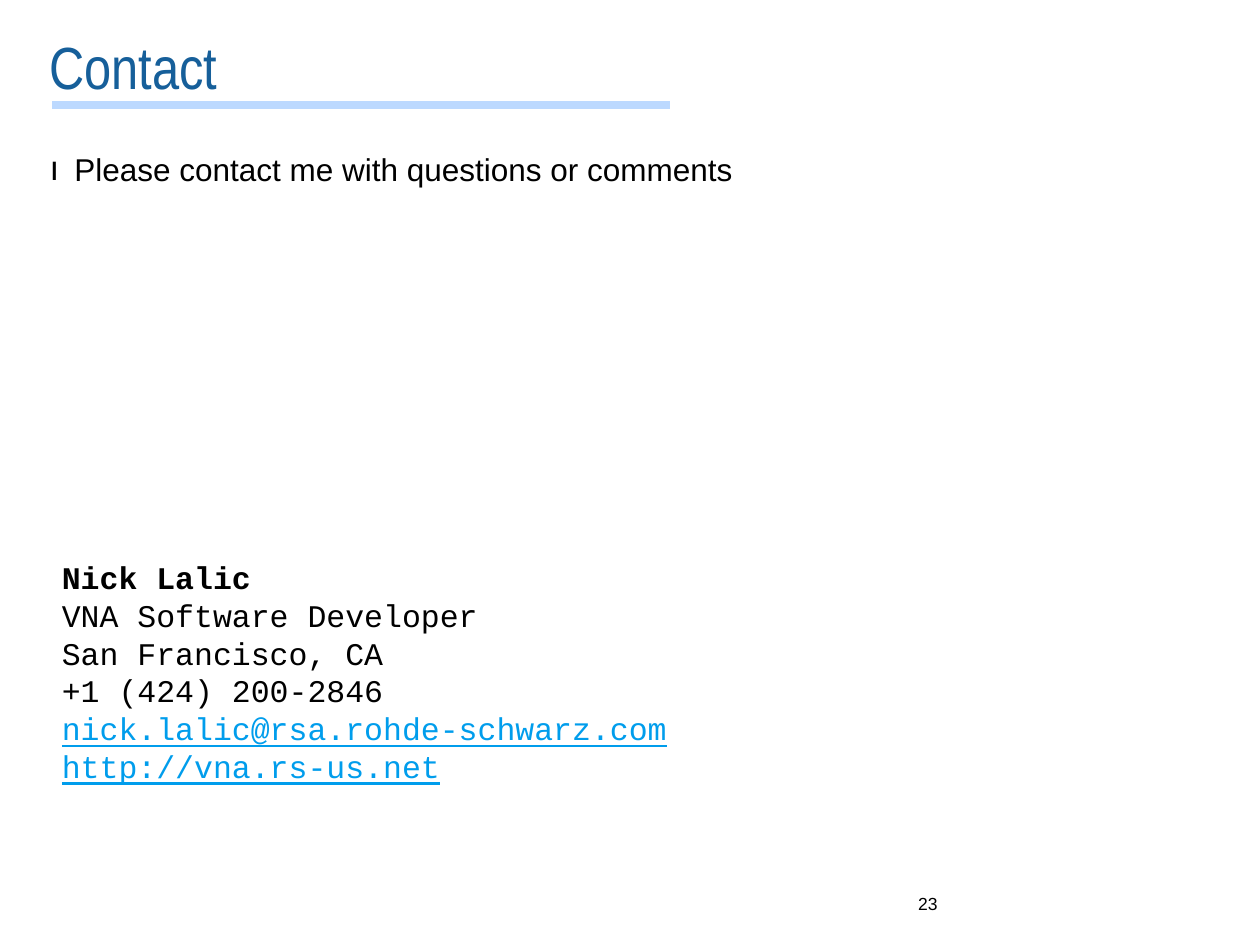
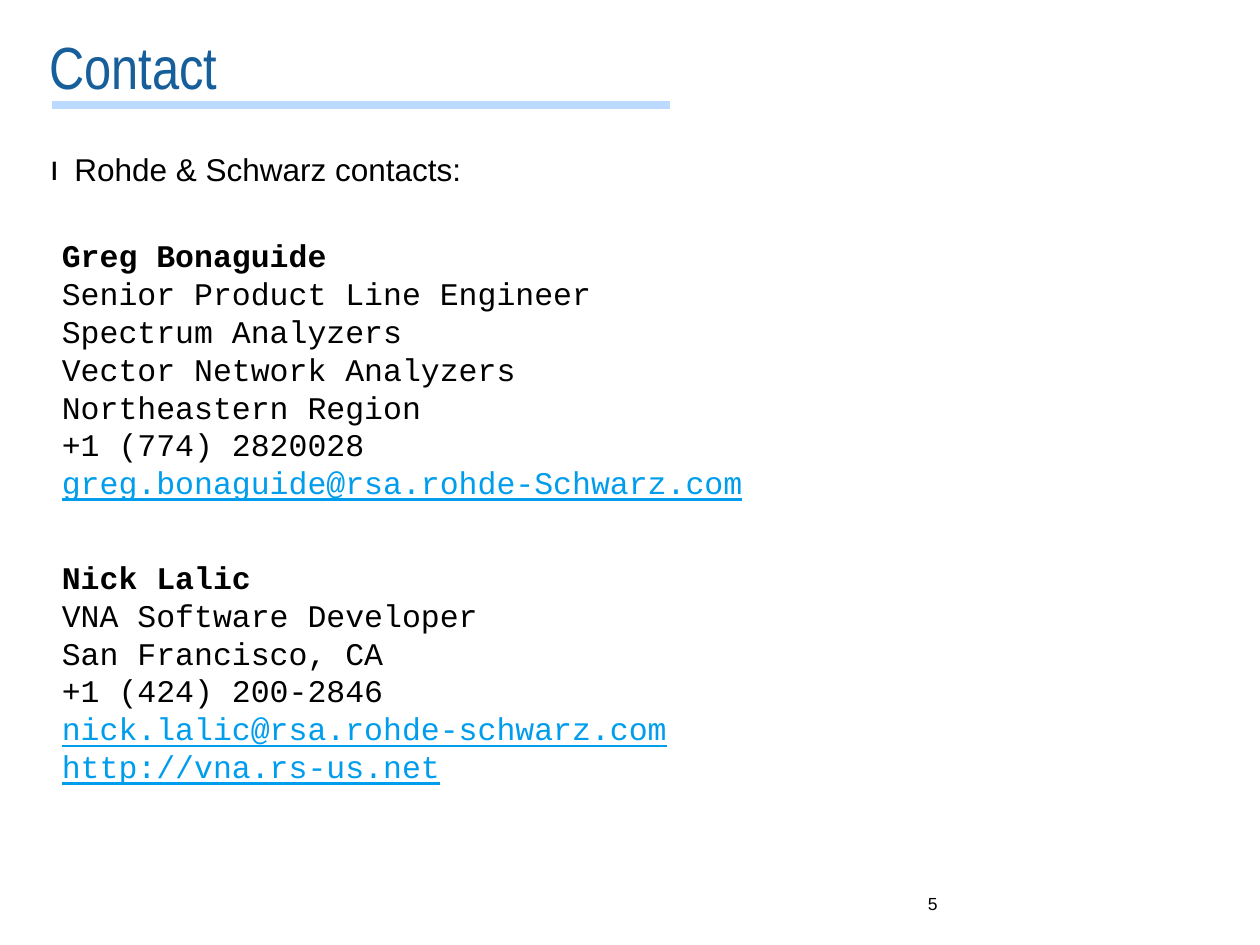
Before and after one commit to Terrabits/PACompressionTest, a slide deck: slide 5 of Documentation/User manual/MACOM RI Pulsed RF Application Note.pptx (slide 23 before the commit). Drawn at 1260x945 pixels with LibreOffice and Linux fonts; fonts in the diff are those of the drawing; background and template pictures are left out. Boxes give left, top, right and bottom in pixels: in the first picture for what was removed or moved away, otherwise in the second. Text is boxed around its words. In the diff, an @@ line names an element or a change of style, - is before the commit and + after.

```diff
--- a/Documentation/User manual/MACOM RI Pulsed RF Application Note.pptx
+++ b/Documentation/User manual/MACOM RI Pulsed RF Application Note.pptx
@@ text at [74, 158, 461, 182]: text changed @@
-ı Please contact me with questions or comments
+ı Rohde & Schwarz contacts:
@@ text added at [62, 245, 742, 501], 18 pt, text #000000 @@
+      Greg Bonaguide
+      Senior Product Line Engineer
+      Spectrum Analyzers
+      Vector Network Analyzers
+      Northeastern Region
+      +1 (774) 2820028
+      greg.bonaguide@rsa.rohde-Schwarz.com
@@ page number at [928, 898, 938, 910]: text changed @@
-23
+5
```
Also in this commit, not shown: 2 other slides changed, 1 slide added, 19 slides removed.
